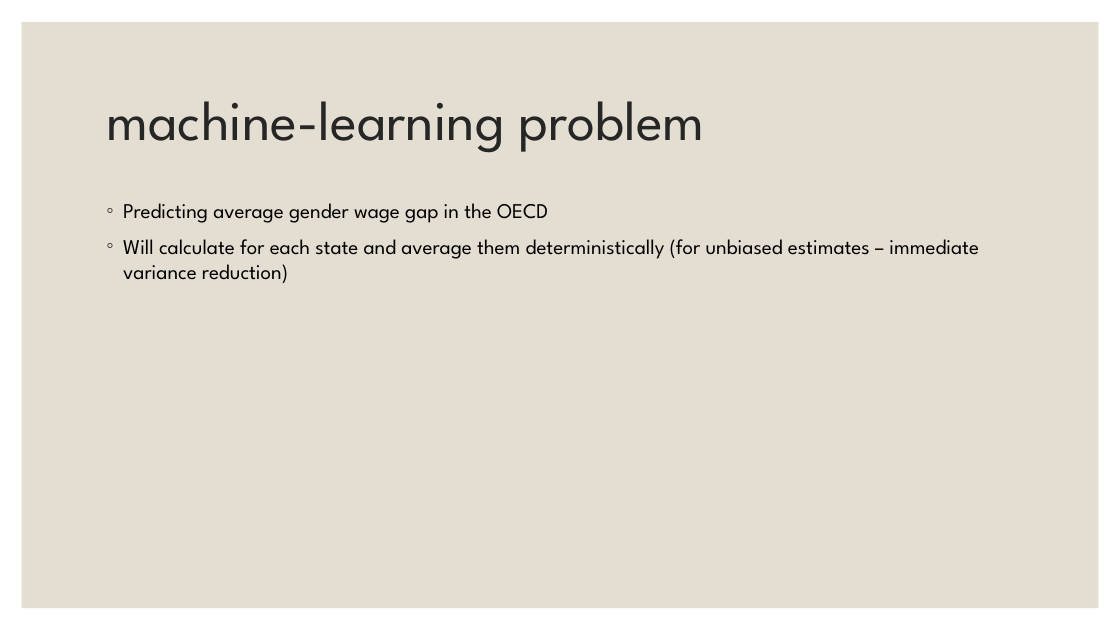
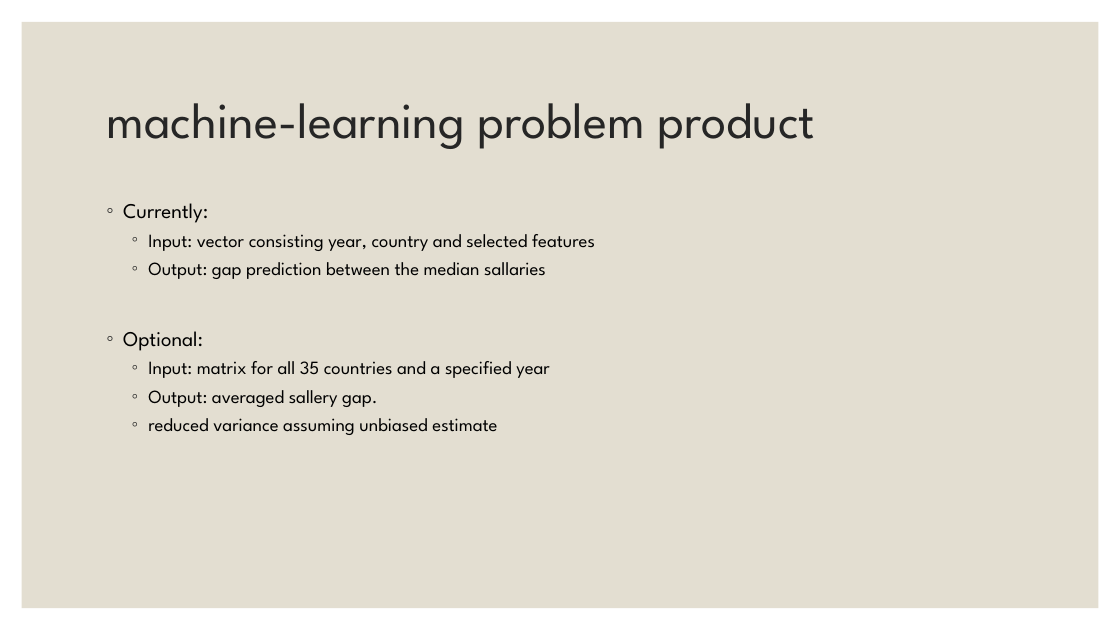
Before and after one commit to EylonSaadon/DataScienceWorkShop, a slide deck: slide 7 of Sallary gap predictionfrom Project Demo.pptx. Drawn at 1120x630 pixels with LibreOffice and Linux fonts; fonts in the diff are those of the drawing. Boxes give left, top, right and bottom in pixels: in the first picture for what was removed or moved away, otherwise in the second. Text is boxed around its words. In the diff, an @@ line names an element or a change of style, - is before the commit and + after.

Commit message:
new presentation from Shiran

```diff
--- a/Sallary gap predictionfrom Project Demo.pptx
+++ b/Sallary gap predictionfrom Project Demo.pptx
@@ title at <box>106,103,815,149</box>: text changed; size 48 to 43.2 pt @@
-machine-learning problem
+machine-learning problem product
@@ text at <box>123,203,595,435</box>: text changed; size 18 to 16 pt @@
-◦ Predicting average gender wage gap in the OECD
-◦ Will calculate for each state and average them deterministically (for unbiased estimates – immediate variance reduction)
+◦ Currently:
+  ◦ Input: vector consisting year, country and selected features
+  ◦ Output: gap prediction between the median sallaries
+◦ Optional:
+  ◦ Input: matrix for all 35 countries and a specified year
+  ◦ Output: averaged sallery gap.
+  ◦ reduced variance assuming unbiased estimate
```
